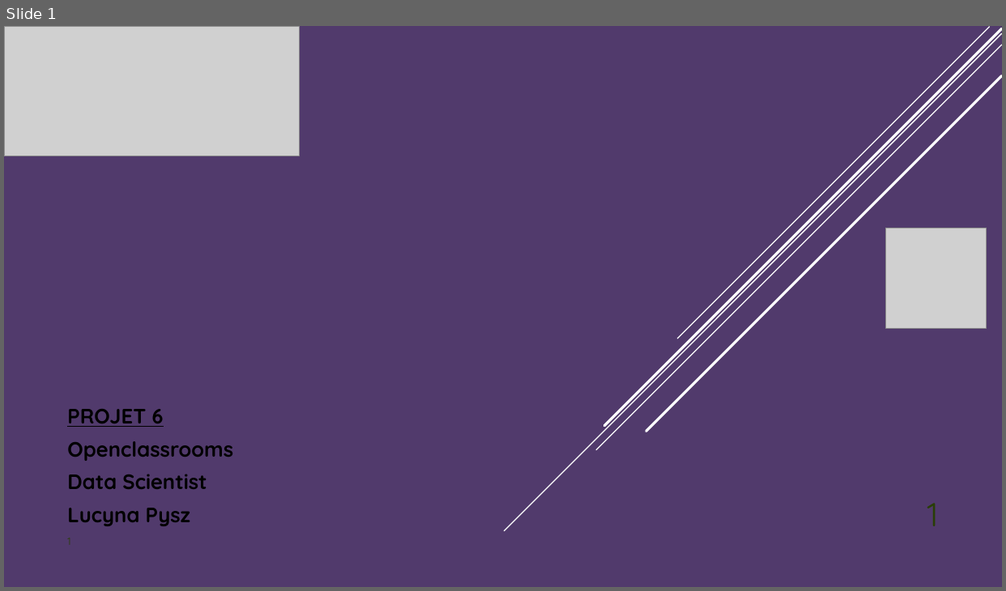
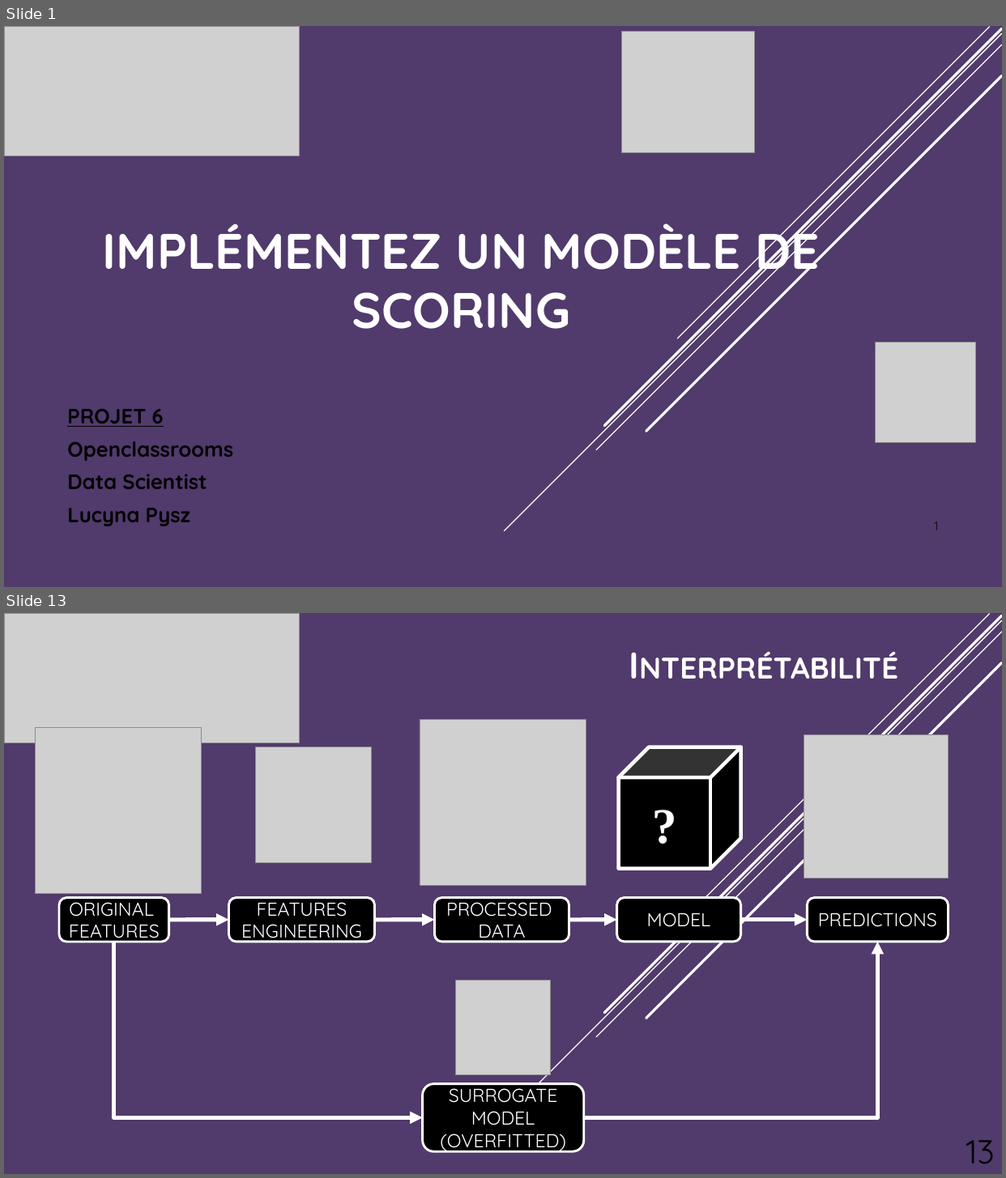
Before and after one commit to StudentLucyna/Projet7, a slide deck: Projet7_Pysz_Presentation.pptx. Shown one above the other, each under a label of ours: slide 1 before the commit, slides 1 and 13 after it; the slides between them are not shown. The pictures are 1006x591 and 1006x1178 pixels, drawn with LibreOffice and Linux fonts; fonts in the diff are those of the drawing; grey boxes stand for pictures. Boxes give left, top, right and bottom in pixels: in the first picture for what was removed or moved away, otherwise in the second. Text is boxed around its words. In the diff, an @@ line names an element or a change of style, - is before the commit and + after.

```diff
--- a/Projet7_Pysz_Presentation.pptx
+++ b/Projet7_Pysz_Presentation.pptx
@@ slide 13 added at (4, 613, 1002, 1174), background gradient #513A6C to #4C7800; not listed: 5 template elements that a slide beside it also shows @@
@@ picture added at (4, 613, 299, 743) @@
@@ text added at (586, 615, 906, 720), 36 pt, text #FFFFFF, bold, small capitals @@
+Interprétabilité
@@ group added at (35, 719, 948, 943): 5 rounded rectangles, 4 pictures, 1 cube @@
+?
+ORIGINAL FEATURES
+FEATURES
+ENGINEERING
+PROCESSED DATA
+MODEL
+PREDICTIONS
@@ arrow added from (168, 920) to (228, 920), #FFFFFF 4 pt @@
@@ arrow added from (374, 920) to (434, 920), #FFFFFF 4 pt @@
@@ arrow added from (569, 920) to (617, 920), #FFFFFF 4 pt @@
@@ arrow added from (740, 920) to (808, 920), #FFFFFF 4 pt @@
@@ elbow arrow added from (114, 942) to (423, 1118), #FFFFFF 4 pt @@
@@ elbow arrow added from (584, 1118) to (878, 942), #FFFFFF 4 pt @@
@@ picture added at (455, 980, 551, 1075) @@
@@ rounded rectangle added at (423, 1084, 584, 1152), fill #000000, outline #FFFFFF 2.25 pt, 18 pt, text #FFFFFF @@
+SURROGATE
+MODEL
+(OVERFITTED)
@@ page number added at (966, 1140, 995, 1165), 32 pt, text #000000 @@
+13
@@ slide 1 changed as well @@
@@ picture added at (622, 31, 755, 152) @@
@@ title added at (103, 217, 819, 329), 48 pt, text #FFFFFF, bold @@
+IMPLÉMENTEZ UN MODÈLE DE SCORING
@@ picture: place and size @@
-picture at (886, 228, 987, 328)
+picture at (876, 343, 976, 443)
@@ page number added at (934, 522, 938, 531), 12 pt, text #0D0D0D @@
+1
```
Also in this commit, not shown: 18 other slides added, 4 slides removed, 1 other file.
